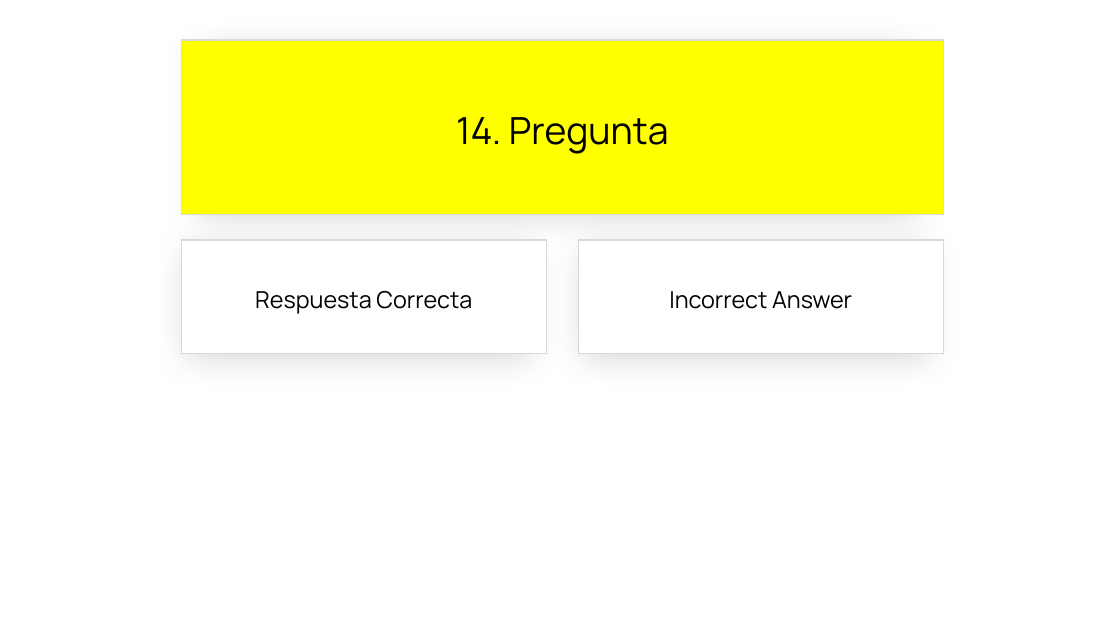
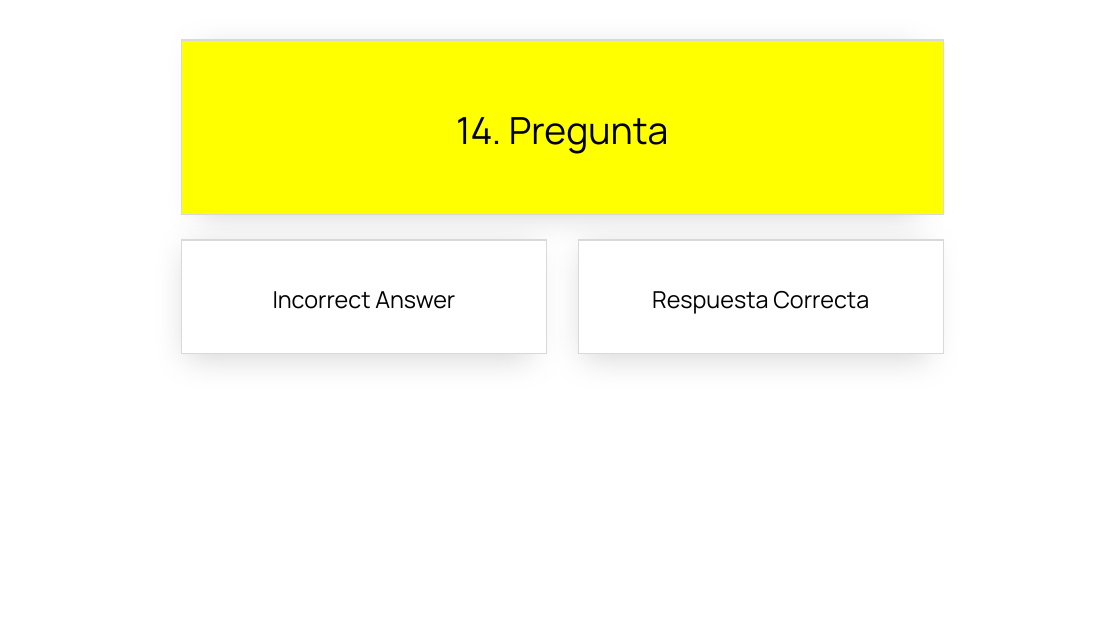
Before and after one commit to jsuarezruiz/SevillaDotNetConf2023, a slide deck: slide 29 of sevilladotnetconf-close.pptx. Drawn at 1120x630 pixels with LibreOffice and Linux fonts; fonts in the diff are those of the drawing. Boxes give left, top, right and bottom in pixels: in the first picture for what was removed or moved away, otherwise in the second. Text is boxed around its words. In the diff, an @@ line names an element or a change of style, - is before the commit and + after.

```diff
--- a/sevilladotnetconf-close.pptx
+++ b/sevilladotnetconf-close.pptx
@@ rectangle "Incorrect Answer": place and size @@
-rectangle "Incorrect Answer" at (579,240,944,354)
+rectangle "Incorrect Answer" at (181,240,546,354)
@@ rectangle "Respuesta Correcta": place and size @@
-rectangle "Respuesta Correcta" at (181,240,546,354)
+rectangle "Respuesta Correcta" at (579,240,944,354)
```
Also in this commit, not shown: 11 other slides changed, 4 slides added, 4 slides removed, 1 other file.
